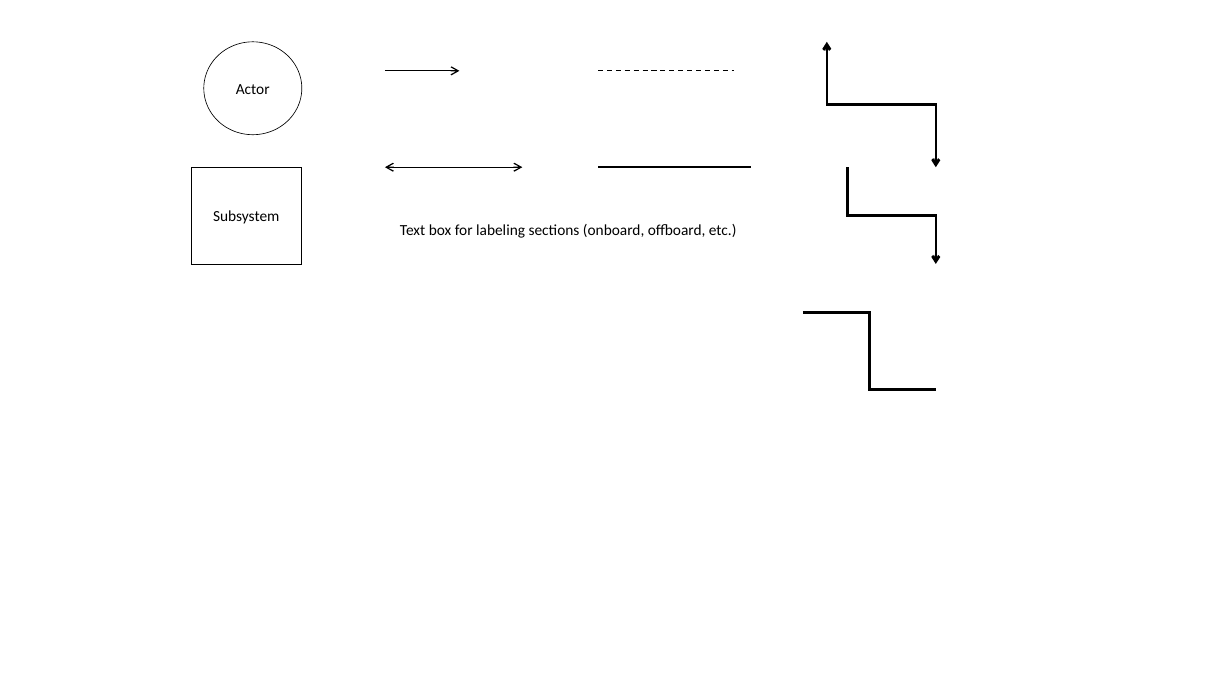
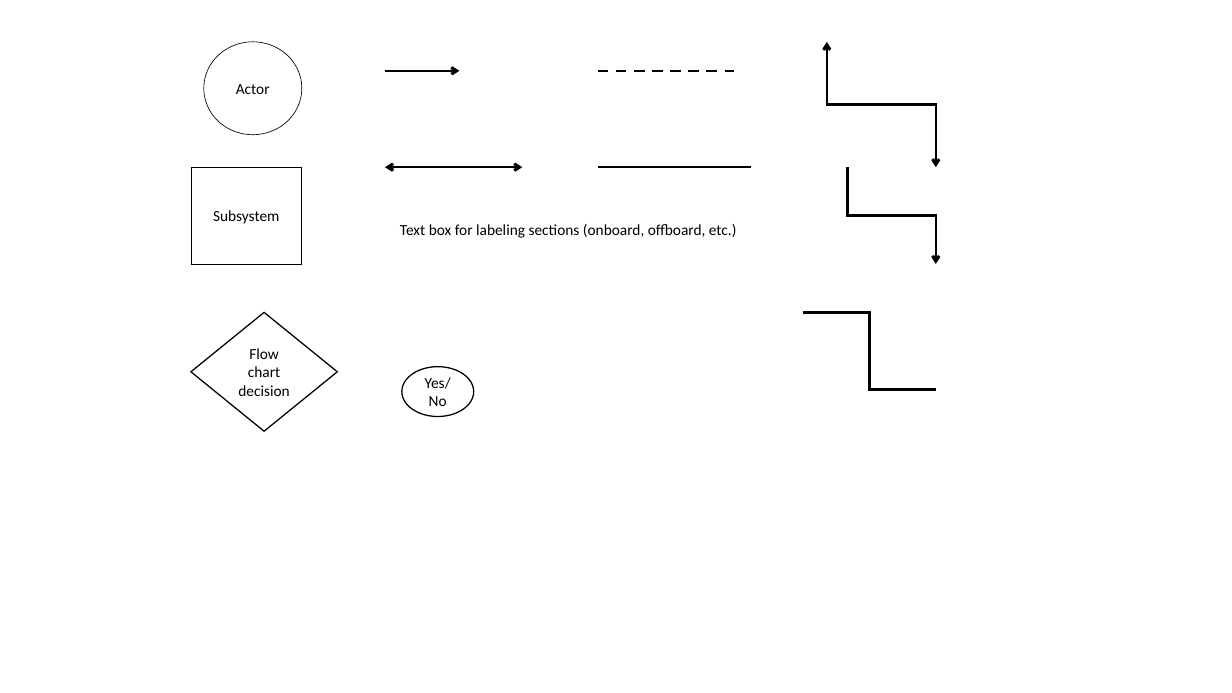
Before and after one commit to rachelholladay/robotics_capstone, a slide deck: slide 1 of concept_eval/diagrams/diagram_template.pptx. Drawn at 1232x693 pixels with LibreOffice and Linux fonts; fonts in the diff are those of the drawing. Boxes give left, top, right and bottom in pixels: in the first picture for what was removed or moved away, otherwise in the second. Text is boxed around its words. In the diff, an @@ line names an element or a change of style, - is before the commit and + after.

```diff
--- a/concept_eval/diagrams/diagram_template.pptx
+++ b/concept_eval/diagrams/diagram_template.pptx
@@ arrow (385, 71) - (459, 71): stroke #000000 1 pt to #000000 2 pt @@
@@ line (598, 71) - (734, 71): stroke #000000 1 pt dashed to #000000 2 pt dashed @@
@@ double arrow (385, 167) - (522, 167): stroke #000000 1 pt to #000000 2 pt @@
@@ diamond added at (x1=191, y1=312, x2=337, y2=432), outline #000000 1 pt, 12 pt, text #000000 @@
+Flow chart decision
@@ ellipse added at (x1=402, y1=367, x2=474, y2=417), outline #000000 1 pt, 12 pt, text #000000 @@
+Yes/No
```
Also in this commit, not shown: 3 other files.
